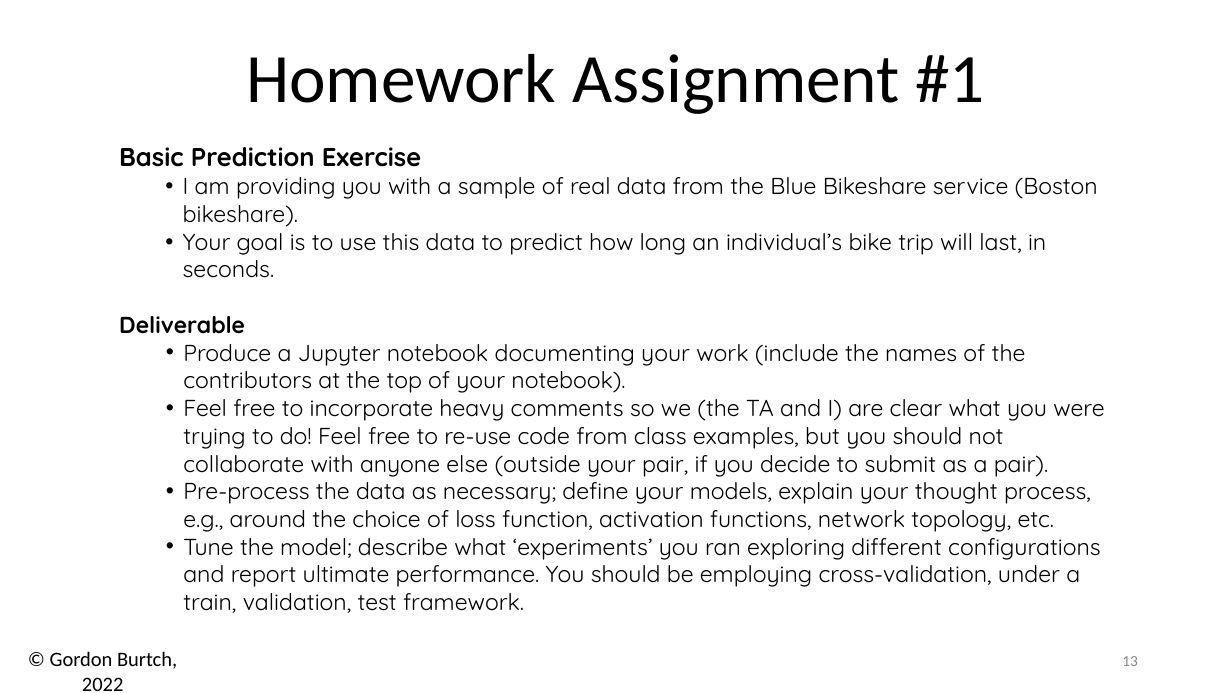
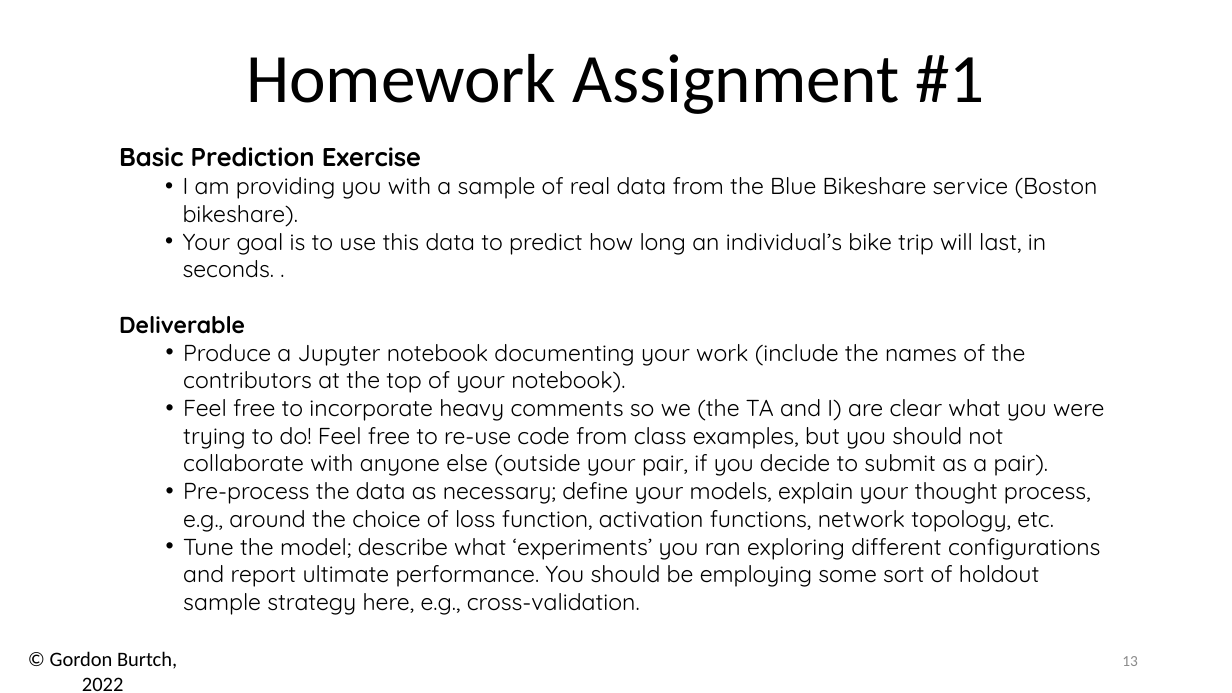
Before and after one commit to ymei9/BA865-2022, a slide deck: slide 13 of Week 3/03 - Model Fitting.pptx. Drawn at 1232x693 pixels with LibreOffice and Linux fonts; fonts in the diff are those of the drawing. Boxes give left, top, right and bottom in pixels: in the first picture for what was removed or moved away, otherwise in the second. Text is boxed around its words. In the diff, an @@ line names an element or a change of style, - is before the commit and + after.

```diff
--- a/Week 3/03 - Model Fitting.pptx
+++ b/Week 3/03 - Model Fitting.pptx
@@ text at (183,233,1046,278): text changed @@
-  • Your goal is to use this data to predict how long an individual’s bike trip will last, in seconds.
+  • Your goal is to use this data to predict how long an individual’s bike trip will last, in seconds. .
@@ text at (183,531,1101,587): text changed @@
-  • Tune the model; describe what ‘experiments’ you ran exploring different configurations and report ultimate performance. You should be employing cross-validation, under a train, validation, test framework.
+  • Tune the model; describe what ‘experiments’ you ran exploring different configurations and report ultimate performance. You should be employing some sort of holdout sample strategy here, e.g., cross-validation.
```
Also in this commit, not shown: 2 other slides changed, 1 slide removed, 5 other files.
